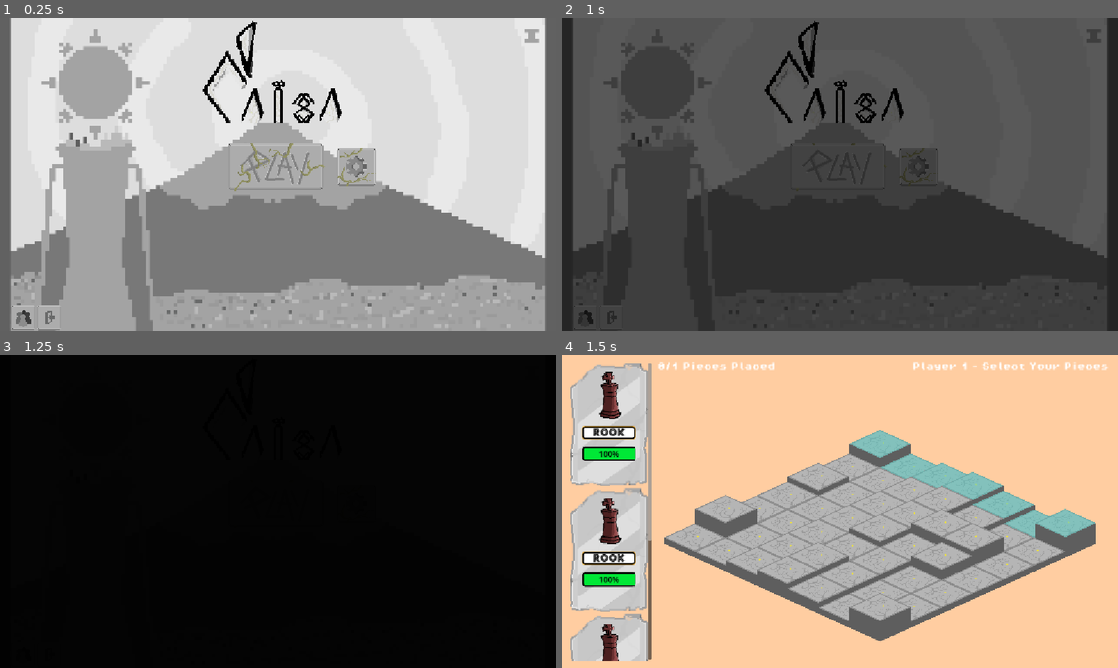
Above: before the commit, frames 1-4 (two rows, left to right).
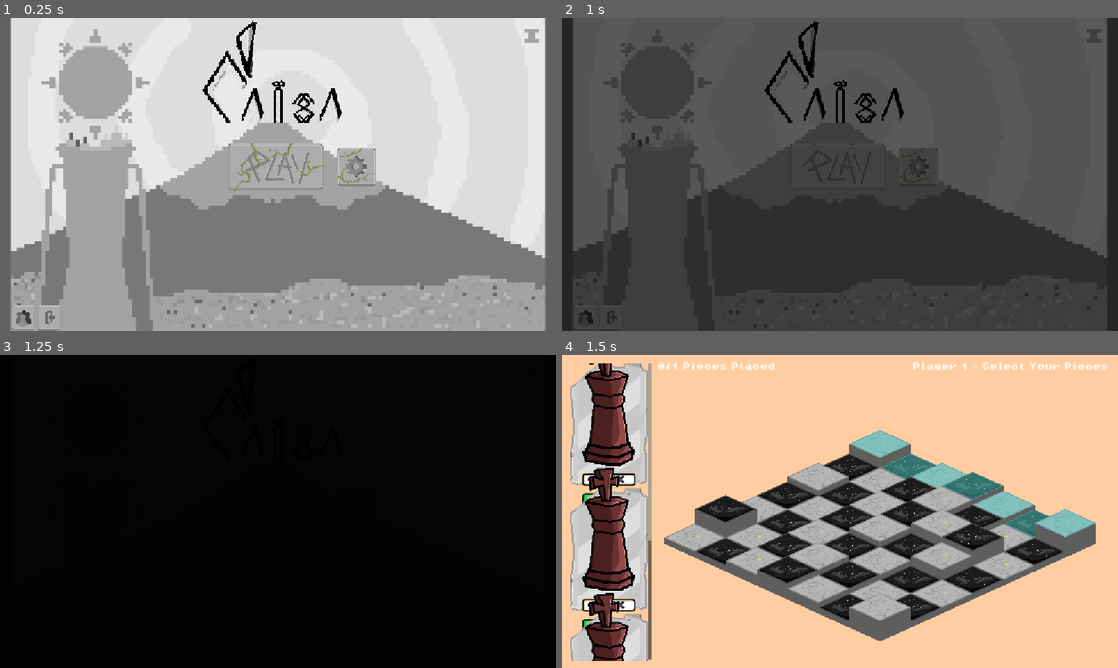
Above: after the commit, the same moments.

Repository: Caiisa-Games/caiisa
Game: Godot game, scene res://scenes/main_menu.tscn
Two runs of this game, one before a commit and one after it. Both use one fixed random seed, a clock stepped at 60 frames per second and the inputs below.
Inputs (mouse positions are in pixels of both pictures, inside the frame that each line leads up to):
- Up to frame 1 (0.25 s): no input
- Up to frame 2 (1 s): click (840, 165) at 0.5 s
- Up to frame 3 (1.25 s): no input
- Up to frame 4 (1.5 s): click (840, 502) at 1.25 s

Frames 1-3 are identical in both runs. In frame 4, 16% of the frame differs, in the area x 3-91%, y 2-98%.

Commit message:
highlight improvements, tile variant

Diff:
--- a/scenes/battle_manager.gd
+++ b/scenes/battle_manager.gd
@@ -69,7 +69,6 @@
 	current_phase = Phase.MOVE
 	_update_valid_moves()
 	_update_ui()
-
 
 func _handle_move(tile: Tile) -> void:
 	var turn = 1 if current_turn == Turn.PLAYER_1 else 2
@@ -149,8 +148,6 @@
 			tile.set_highlight_color(Tile.HighlightColor.ATTACK)
 		else:
 			tile.set_highlight_color(Tile.HighlightColor.MOVE)
-		tile.set_placement_highlight(true)
-
 
 func _end_turn() -> void:
 	if current_turn == Turn.PLAYER_1:
--- a/scenes/board.gd
+++ b/scenes/board.gd
@@ -67,13 +67,12 @@
 
 	var valid_tiles = get_valid_placement_tiles(player)
 	for tile in valid_tiles:
-		tile.set_placement_highlight(true)
+		tile.set_highlight_color(Tile.HighlightColor.MOVE)
 
 
 func clear_all_highlights() -> void:
 	for tile in tiles.values():
-		tile.set_highlight_color(Tile.HighlightColor.MOVE)
-		tile.set_placement_highlight(false)
+		tile.set_highlight_color(Tile.HighlightColor.NONE)
 
 func generate() -> void:
 	var container = $TileContainer
@@ -90,6 +89,12 @@
 			tile.init()
 			tile.set_height(height)
 			tile.grid_position = Vector2i(x, y)
+
+			var is_light = (x + y) % 2 == 0
+			if is_light:
+				tile.set_variant(Tile.TileVariant.LIGHT)
+			else:
+				tile.set_variant(Tile.TileVariant.DARK)
 
 			container.add_child(tile)
 			tiles[Vector2i(x, y)] = tile
--- a/scenes/occupant.gd
+++ b/scenes/occupant.gd
@@ -23,7 +23,7 @@
 	current_hp = max_hp
 
 	var p = piece_data.texture.get_height()
-	health_bar.position.y -= p + 30
+	health_bar.position.y -= (p * sprite.scale.y) + 20
 
 	_update_hp()
 
--- a/scenes/tile.gd
+++ b/scenes/tile.gd
@@ -1,11 +1,15 @@
 class_name Tile
 extends Node2D
 
-enum HighlightColor { MOVE, ATTACK }
+enum HighlightColor { NONE, MOVE, ATTACK }
+enum TileVariant { DARK, LIGHT }
 
 @export var grid_position: Vector2i = Vector2i.ZERO
 @export var height_level: int = 0
-@export var highlight_color: Color = Color("#4ECDC4")
+@export var highlight_color: Color = HighlightColor.NONE
+
+@export var texture_light: Texture2D
+@export var texture_dark: Texture2D
 
 signal tile_clicked(grid_pos: Vector2i)
 
@@ -16,6 +20,7 @@
 var occupant: Occupant
 var area_2d = Area2D
 var highlight_sprite: Polygon2D
+var variant: TileVariant = TileVariant.LIGHT
 
 var is_interactive: bool = false
 var is_highlighted: bool = false
@@ -53,6 +58,14 @@
 
 	_update_visuals()
 
+func set_variant(_variant: TileVariant):
+	variant = _variant
+	match _variant:
+		TileVariant.LIGHT:
+			height_sprite.texture = texture_light
+		TileVariant.DARK:
+			height_sprite.texture = texture_dark
+
 func set_interactive(enabled: bool) -> void:
 	is_interactive = enabled
 
@@ -66,16 +79,19 @@
 	height_label.text = str(height_level)
 	#height_label.visible = false
 
-func set_placement_highlight(enabled: bool) -> void:
-	is_highlighted = enabled
-	if highlight_sprite:
-		highlight_sprite.visible = enabled
+func set_highlight_color(color: HighlightColor = HighlightColor.NONE) -> void:
+	if not highlight_sprite: return
 
-func set_highlight_color(color: HighlightColor) -> void:
-	if color == HighlightColor.MOVE:
-		highlight_sprite.color = Color("4ecdc47d")
-	elif color == HighlightColor.ATTACK:
-		highlight_sprite.color = Color("ee00007d")
+	is_highlighted = true
+	highlight_sprite.visible = true
+	match color:
+		HighlightColor.MOVE:
+			highlight_sprite.color = Color("4ecdc47d")
+		HighlightColor.ATTACK:
+			highlight_sprite.color = Color("ee00007d")
+		HighlightColor.NONE:
+			is_highlighted = false
+			highlight_sprite.visible = false
 
 func _on_area_2d_input_event(_viewport: Node, event: InputEvent, _shape_idx: int) -> void:
 	if event is InputEventMouseButton:
--- a/scenes/tile.tscn
+++ b/scenes/tile.tscn
@@ -1,12 +1,15 @@
-[gd_scene load_steps=5 format=3 uid="uid://5aapoewew0nq"]
+[gd_scene load_steps=6 format=3 uid="uid://5aapoewew0nq"]
 
 [ext_resource type="Script" uid="uid://3onjfc1bkjh4" path="res://scenes/tile.gd" id="1_ywnoi"]
 [ext_resource type="Texture2D" uid="uid://dkj2jp6eh0cns" path="res://assets/isometric.png" id="2_ywnoi"]
+[ext_resource type="Texture2D" uid="uid://3xjebivvk0sc" path="res://assets/isometric_dark.png" id="3_6p3j2"]
 [ext_resource type="Texture2D" uid="uid://btkjv5pg2urpj" path="res://assets/base.png" id="3_jy7pm"]
 [ext_resource type="Script" uid="uid://du0yx7xcf2fmh" path="res://scenes/occupant.gd" id="4_q7utx"]
 
 [node name="Tile" type="Node2D"]
 script = ExtResource("1_ywnoi")
+texture_light = ExtResource("2_ywnoi")
+texture_dark = ExtResource("3_6p3j2")
 
 [node name="BaseSprite" type="Sprite2D" parent="."]
 position = Vector2(0, 14)
@@ -22,7 +25,6 @@
 
 [node name="HighlightSprite" type="Polygon2D" parent="."]
 visible = false
-color = Color(0.30588236, 0.8039216, 0.76862746, 0.5019608)
 polygon = PackedVector2Array(0, -32, 64, -3, 0, 26, -64, -3)
 
 [node name="Occupant" type="Node2D" parent="."]
@@ -30,6 +32,7 @@
 
 [node name="Sprite2D" type="Sprite2D" parent="Occupant"]
 position = Vector2(0, -44)
+scale = Vector2(0.45, 0.45)
 
 [node name="HealthLabel" type="Label" parent="Occupant"]
 anchors_preset = 8
Binary file changed: assets/pieces/King.png
